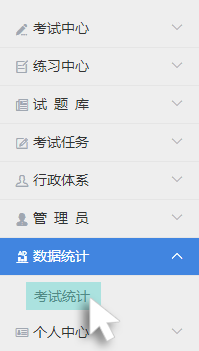
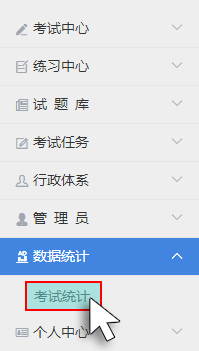
Layer changes from the first w=199, h=351 image to the second:
added layer "图层 5" in group "菜单子项指示层" over 25, 281, 102, 311
